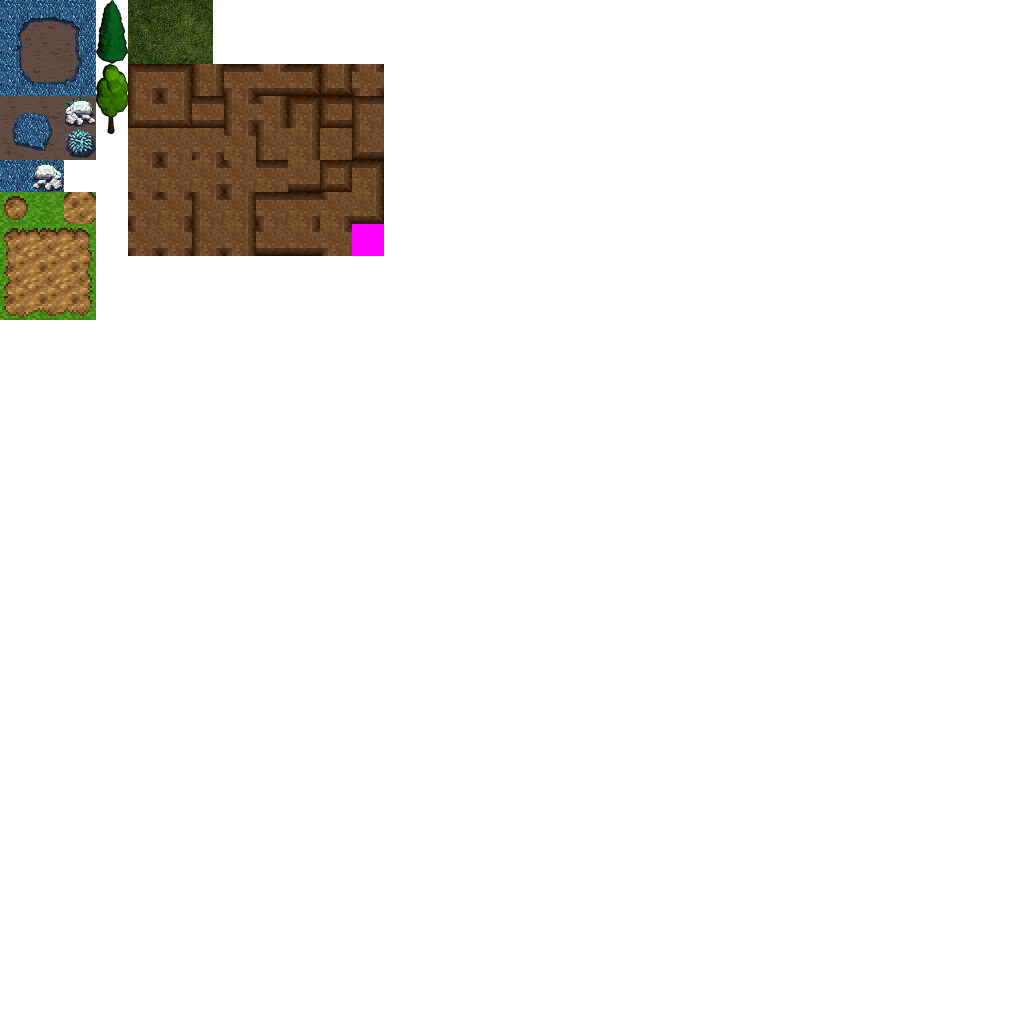
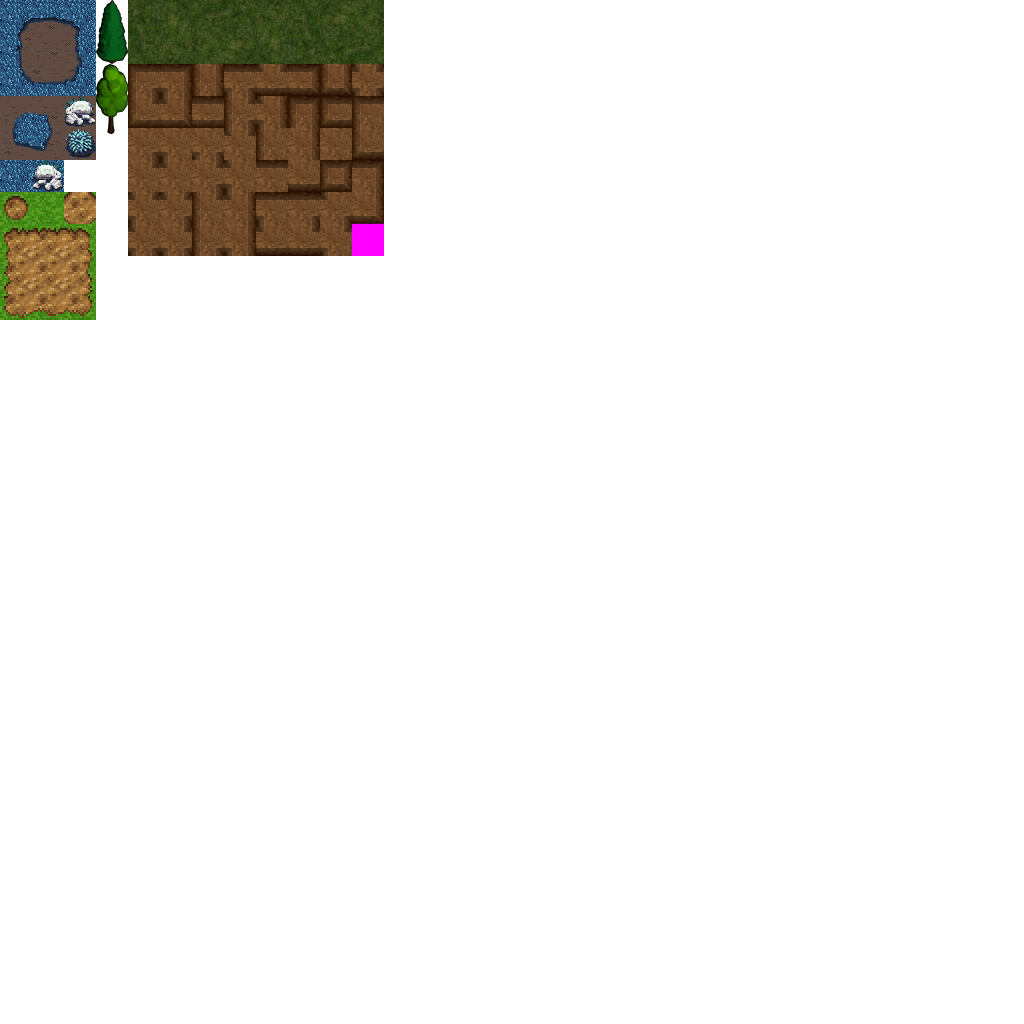
The second 1024x1024 image is a revision of the first. Changes to its layers:
removed layer "Pasted Layer" over [128, 0, 213, 64]
added layer "grass-270c" above "grass-180c" over [320, 0, 384, 64]
added layer "grass-180c" above "grass-90c" over [256, 0, 320, 64]
added layer "grass-90c" above "grass" over [192, 0, 256, 64]
added layer "grass" above "background" over [128, 0, 192, 64]
